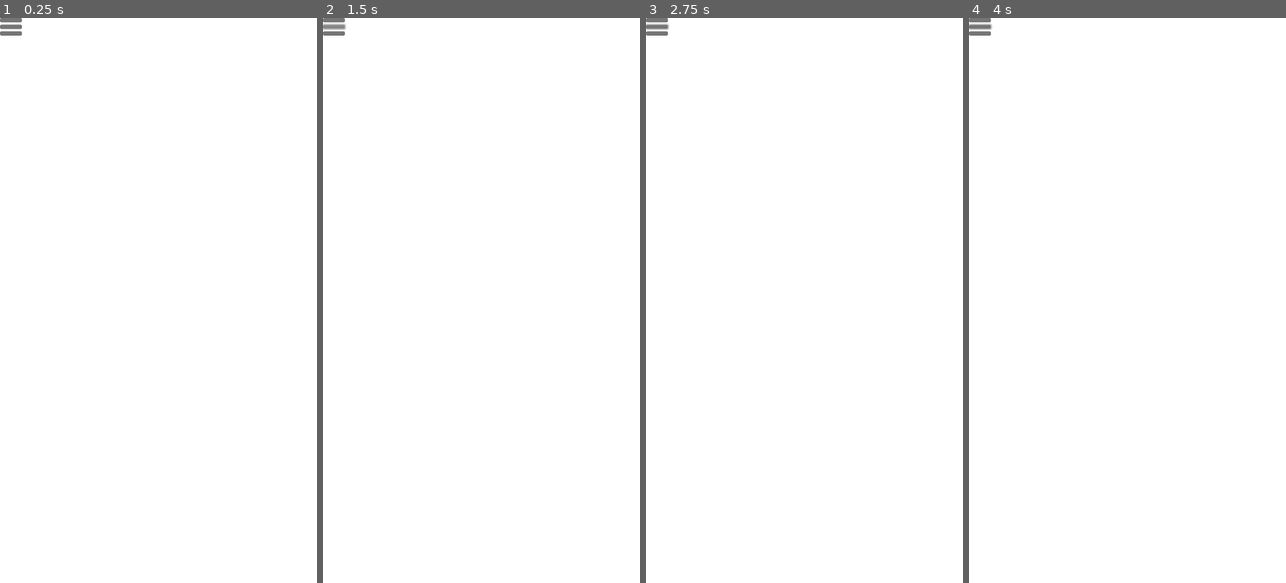
Above: before the commit, frames 1-4 (left to right).
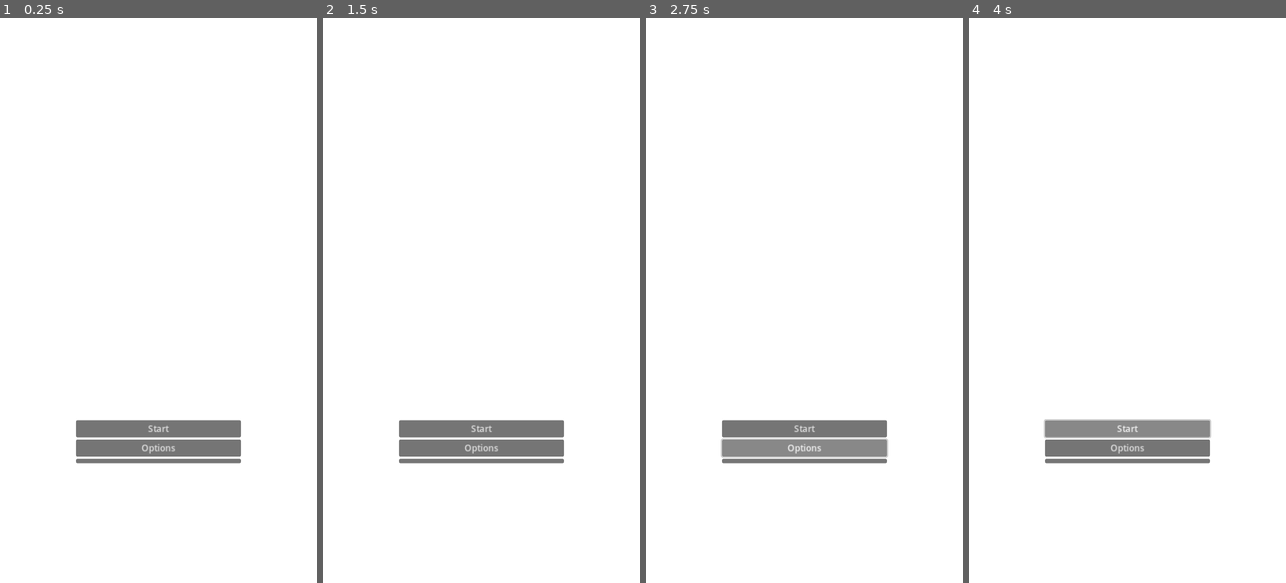
Above: after the commit, the same moments.

Repository: RunDMC2/PomoDojo
Game: Godot game, scene res://Scenes/main_manu.tscn
Two runs of this game, one before a commit and one after it. Both use one fixed random seed, a clock stepped at 60 frames per second and the inputs below.
Inputs (mouse positions are in pixels of both pictures, inside the frame that each line leads up to):
- Up to frame 1 (0.25 s): no input
- Up to frame 2 (1.5 s): click (332, 18) at 0.52 s; click (332, 29) at 1.27 s
- Up to frame 3 (2.75 s): click (804, 447) at 2 s, where only the run after the commit has a clickable "Options"
- Up to frame 4 (4 s): click (1127, 430) at 2.75 s, where only the run after the commit has a clickable "Start"; click (1127, 430) at 3.5 s, where only the run after the commit has a clickable "Start"

The runs differ from the first frame. In frame 1, 3.8% of the frame differs, in the area x 0-76%, y 0-79%; in frame 2, 3.8%; in frame 3, 4.1%, in the area x 0-77%, y 0-79%; in frame 4, 4.0%.

Commit message:
added buttons

Diff:
--- a/Scenes/main_manu.tscn
+++ b/Scenes/main_manu.tscn
@@ -11,14 +11,18 @@
 [node name="Buttons" type="Node2D" parent="."]
 
 [node name="VBoxContainer" type="VBoxContainer" parent="Buttons"]
-offset_right = 40.0
-offset_bottom = 40.0
+offset_left = 138.0
+offset_top = 729.0
+offset_right = 438.0
+offset_bottom = 1129.0
 
-[node name="Button" type="Button" parent="Buttons/VBoxContainer"]
+[node name="StartButton" type="Button" parent="Buttons/VBoxContainer"]
 layout_mode = 2
+text = "Start"
 
-[node name="Button2" type="Button" parent="Buttons/VBoxContainer"]
+[node name="OptionsButton" type="Button" parent="Buttons/VBoxContainer"]
 layout_mode = 2
+text = "Options"
 
 [node name="Button3" type="Button" parent="Buttons/VBoxContainer"]
 layout_mode = 2
